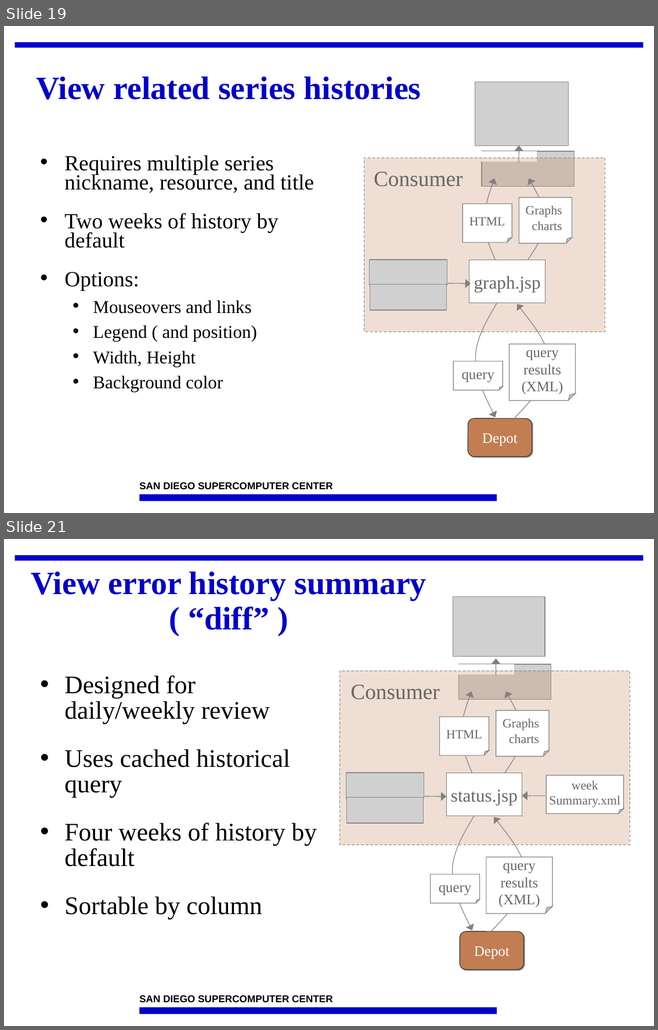
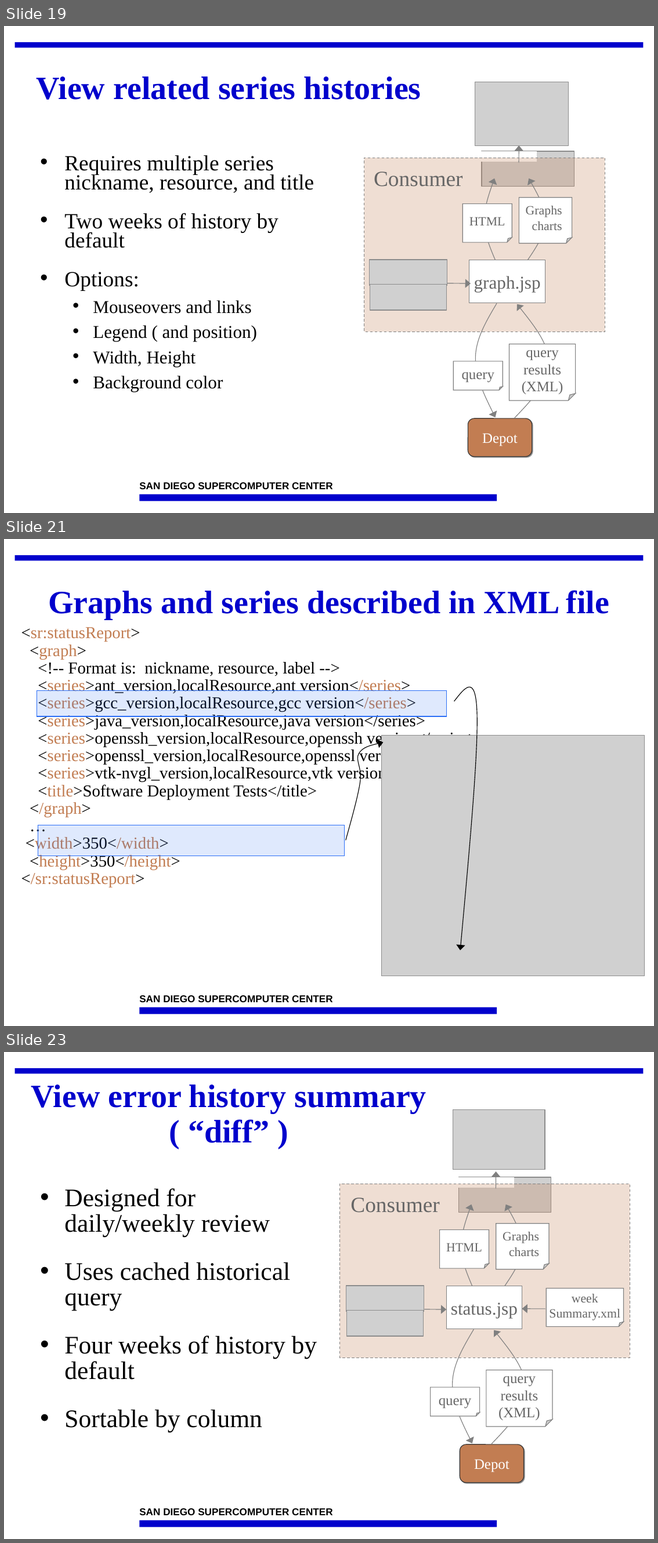
Before and after one commit to IncaProject/inca-xsede, a slide deck: talks/2008workshop/consumer.ppt. Shown one above the other, each under a label of ours: slides 19 and 21 before the commit, slides 19, 21 and 23 after it; the slides between them are not shown. The pictures are 658x1030 and 658x1543 pixels, drawn with LibreOffice and Linux fonts; fonts in the diff are those of the drawing; grey boxes stand for pictures; background and template pictures are left out. Boxes give left, top, right and bottom in pixels: in the first picture for what was removed or moved away, otherwise in the second. Text is boxed around its words. In the diff, an @@ line names an element or a change of style, - is before the commit and + after.

```diff
--- a/talks/2008workshop/consumer.ppt
+++ b/talks/2008workshop/consumer.ppt
@@ slide 21 added at box(4, 539, 654, 1026), background #FFFFFF; not listed: 3 template elements that a slide beside it also shows @@
@@ title added at box(48, 590, 608, 620), 36 pt, text #0000CC, bold @@
+Graphs and series described in XML file
@@ text added at box(21, 627, 477, 888), 18.5 pt, text #000000 @@
+<sr:statusReport>
+<graph>
+<!-- Format is: nickname, resource, label -->
+<series>ant_version,localResource,ant version</series>
+<series>gcc_version,localResource,gcc version</series>
+<series>java_version,localResource,java version</series>
+<series>openssh_version,localResource,openssh version</series>
+<series>openssl_version,localResource,openssl version</series>
+<series>vtk-nvgl_version,localResource,vtk version</series>
+<title>Software Deployment Tests</title>
+</graph>
+…
+<width>350</width>
+<height>350</height>
+</sr:statusReport>
@@ freeform shape added at box(454, 673, 478, 950), outline #000000 0.74 pt @@
@@ rectangle added at box(36, 691, 446, 717), fill #2B6EF6 at 15% opacity, outline #2B6EF6 0.74 pt @@
@@ freeform shape added at box(346, 743, 383, 841), outline #000000 0.74 pt @@
@@ picture added at box(382, 735, 644, 976) @@
@@ rectangle added at box(38, 826, 344, 856), fill #2B6EF6 at 15% opacity, outline #2B6EF6 0.74 pt @@
@@ what was slide 21 is now slide 23 @@
```
Also in this commit, not shown: 9 slides changed, 1 other slide added.
